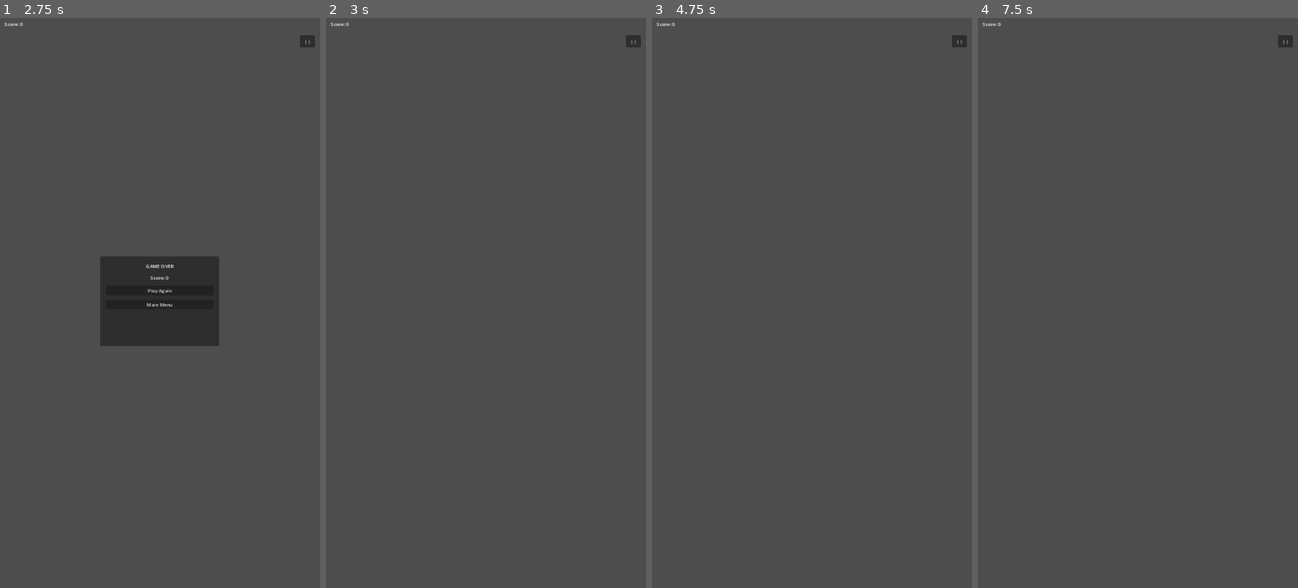
Above: before the commit, frames 1-4 (left to right).
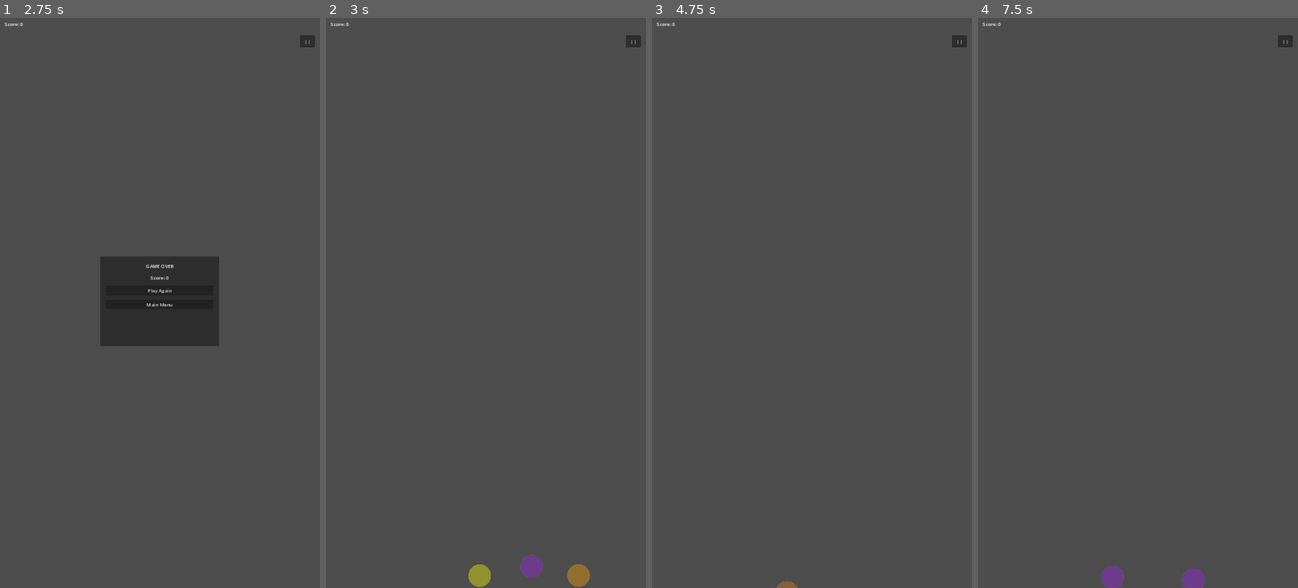
Above: after the commit, the same moments.

Repository: SherifDiab/FruitSlicer
Game: Godot game, scene res://scenes/main.tscn
Same seed, same stepped clock (60 frames per second), same inputs: the game is played once before the commit and once after it.
Inputs (mouse positions are in pixels of both pictures, inside the frame that each line leads up to):
- Up to frame 1 (2.75 s): click "Classic Mode" at 0.5 s; click "||" at 1.25 s; click "Resume" at 2 s
- Up to frame 2 (3 s): click "Play Again" at 2.75 s
- Up to frame 3 (4.75 s): click "||" at 3.5 s; click "Resume" at 4.25 s
- Up to frame 4 (7.5 s): click "||" at 5 s; click "Resume" at 5.75 s; tap Enter at 6.5 s; move the mouse to (1208, 274) at 6.52 s; click (1208, 274) at 6.6 s; click "Play Again" at 7.25 s

Frame 1 is identical in both runs. In frame 2, 0.7% of the frame differs, in the area x 44-83%, y 94-100%; in frame 3, less than 0.1%; in frame 4, 0.4%.

Commit message:
Fix: Correct velocity calculation - fruits now launch upward

Diff:
--- a/scripts/spawner.gd
+++ b/scripts/spawner.gd
@@ -188,25 +188,20 @@
 
 
 func _calculate_launch_velocity(spawn_pos: Vector2) -> Vector2:
-	var viewport_center_x = get_viewport_rect().size.x / 2.0
-
-	# Calculate angle based on position (outer positions aim more inward)
+	var viewport_size = get_viewport_rect().size
+	var viewport_center_x = viewport_size.x / 2.0
+
+	# Calculate horizontal direction (aim toward center)
 	var offset_from_center = spawn_pos.x - viewport_center_x
-	var base_angle = 90.0  # Straight up
-
-	# Adjust angle to aim toward center
-	if abs(offset_from_center) > 50:
-		base_angle += (offset_from_center / viewport_center_x) * -20.0
-
-	# Add some randomness
-	var angle = deg_to_rad(randf_range(base_angle - 15, base_angle + 15))
-
-	# Calculate force
-	var force = randf_range(min_launch_force, max_launch_force)
-
-	# Create velocity vector (pointing up and slightly toward center)
-	var velocity = Vector2(cos(angle - PI/2), -sin(angle - PI/2)) * force
-
+	var horizontal_bias = -offset_from_center * 0.3  # Push toward center
+
+	# Add randomness to horizontal
+	var horizontal = horizontal_bias + randf_range(-100, 100)
+
+	# Strong upward velocity (negative Y = up in Godot)
+	var vertical = -randf_range(min_launch_force, max_launch_force)
+
+	var velocity = Vector2(horizontal, vertical)
 	return velocity
 
 
